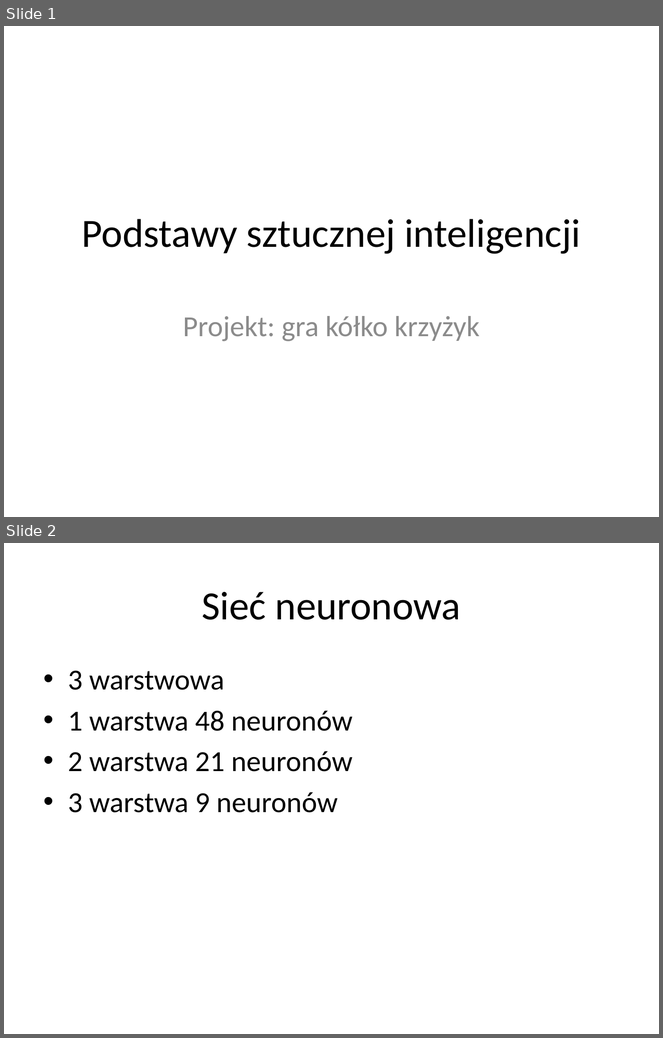
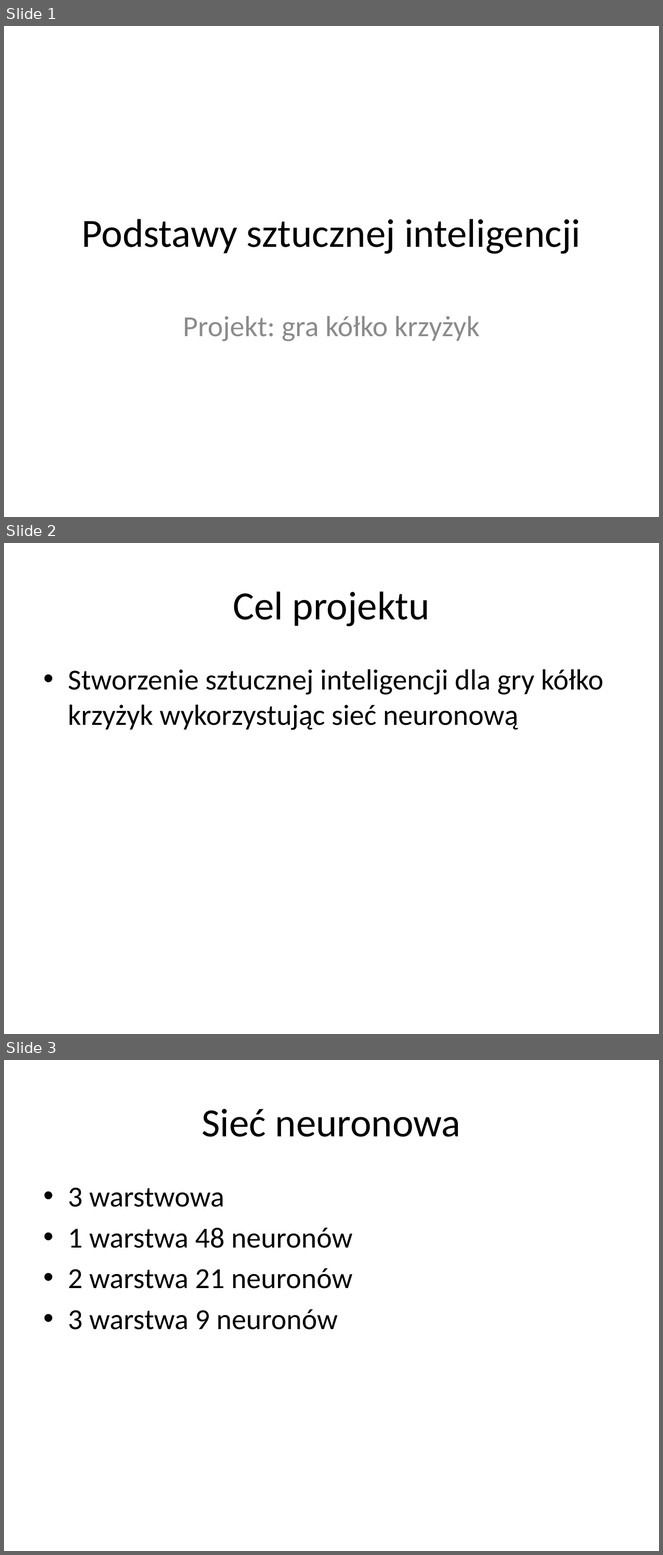
Before and after one commit to marcin122/Podstawy-sztucznej-inteligencji, a slide deck: Prezentacja projektu psi.pptx. Shown one above the other, each under a label of ours: slides 1 and 2 before the commit, slides 1, 2 and 3 after it. The pictures are 663x1038 and 663x1555 pixels, drawn with LibreOffice and Linux fonts; fonts in the diff are those of the drawing. Boxes give left, top, right and bottom in pixels: in the first picture for what was removed or moved away, otherwise in the second. Text is boxed around its words. In the diff, an @@ line names an element or a change of style, - is before the commit and + after.

Commit message:
Projekt koncowy ostateczny

```diff
--- a/Prezentacja projektu psi.pptx
+++ b/Prezentacja projektu psi.pptx
@@ slide 2 added at [4,543,659,1034], background #FFFFFF @@
@@ title added at [233,591,430,627], 44 pt, text #000000 @@
+Cel projektu
@@ text added at [68,669,604,730], 32 pt, text #000000 @@
+• Stworzenie sztucznej inteligencji dla gry kółko krzyżyk wykorzystując sieć neuronową
@@ what was slide 2 is now slide 3 @@
```
Also in this commit, not shown: 1 slide changed, 1 other slide added, 37 other files.
